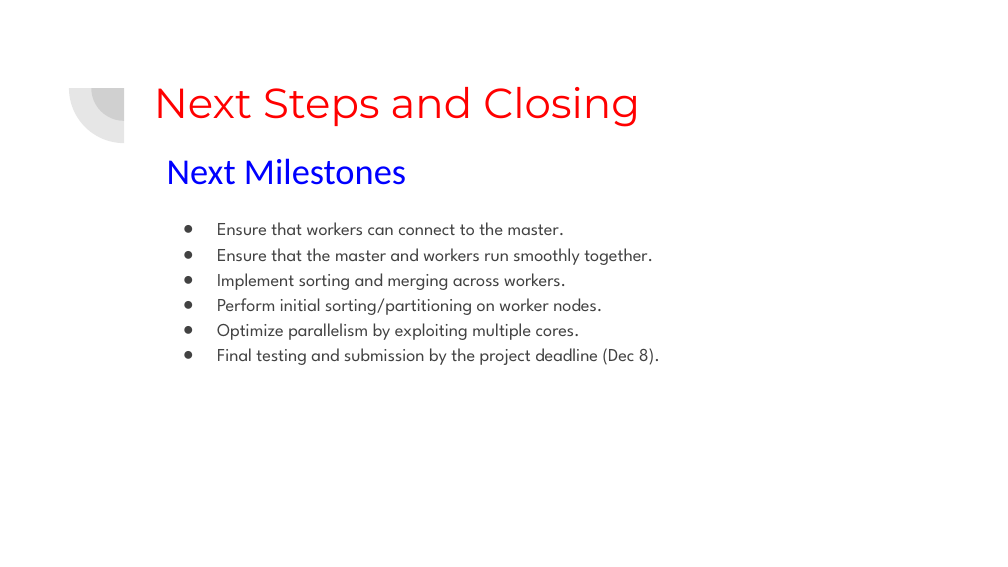
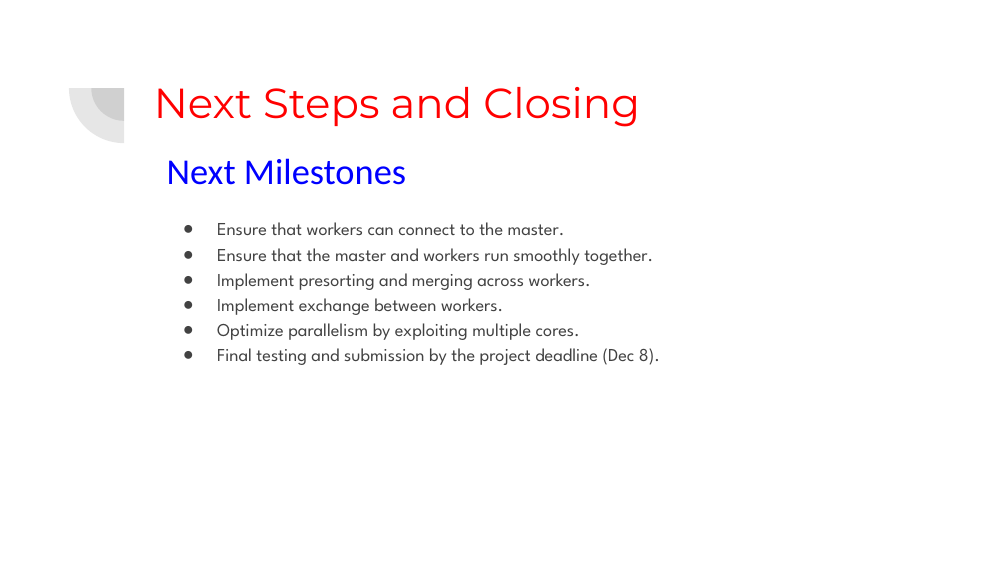
Before and after one commit to mmsellam/332project, a slide deck: slide 11 of Mid-time project presentation.pptx (slide 12 before the commit). Drawn at 1008x567 pixels with LibreOffice and Linux fonts; fonts in the diff are those of the drawing. Boxes give left, top, right and bottom in pixels: in the first picture for what was removed or moved away, otherwise in the second. Text is boxed around its words. In the diff, an @@ line names an element or a change of style, - is before the commit and + after.

Commit message:
Done mid time presentation and quick fixes to design for the worker exchange

```diff
--- a/Mid-time project presentation.pptx
+++ b/Mid-time project presentation.pptx
@@ text at <box>217,273,591,315</box>: text changed @@
-● Implement sorting and merging across workers.
-● Perform initial sorting/partitioning on worker nodes.
+● Implement presorting and merging across workers.
+● Implement exchange between workers.
```
Also in this commit, not shown: 7 other slides changed, 1 slide removed, 2 other files.
